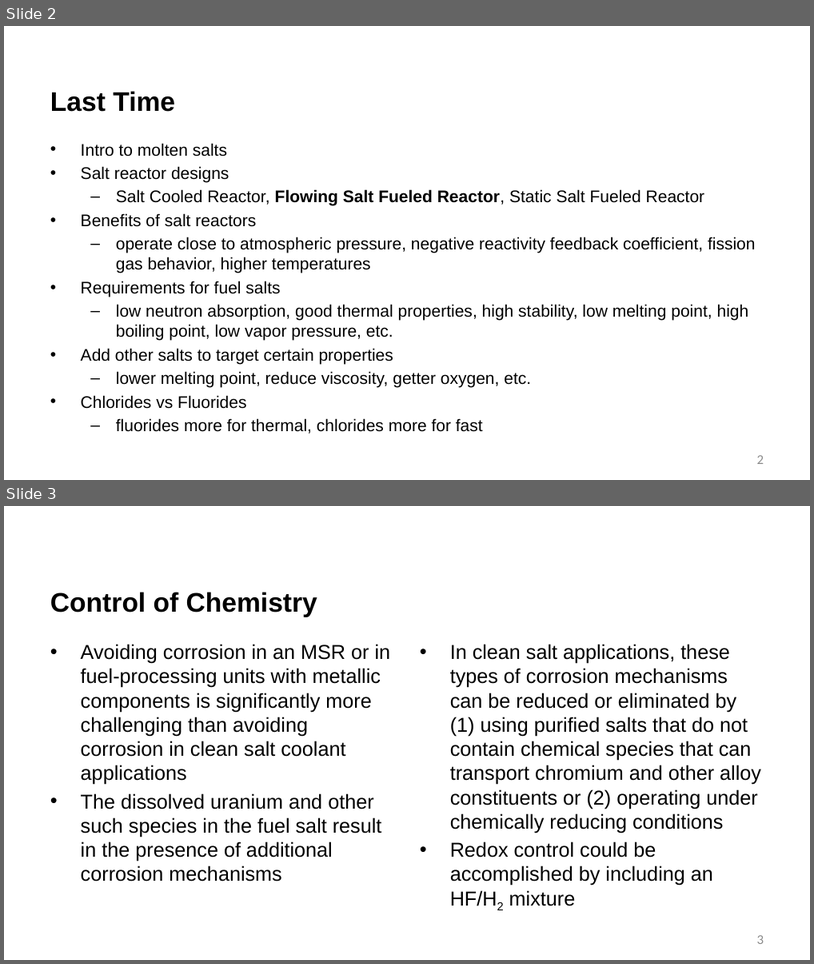
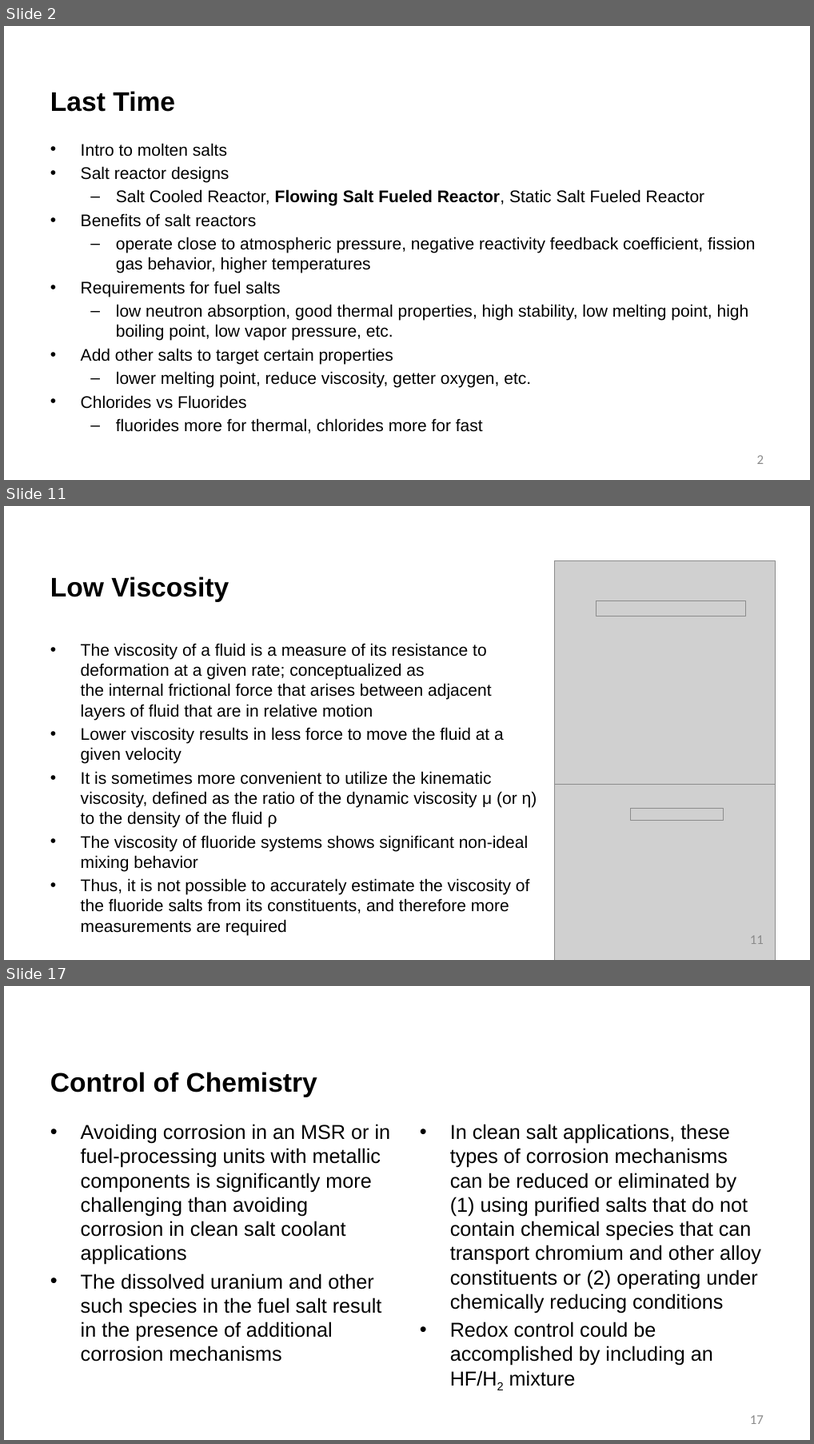
Before and after one commit to benbeeler/TEACHING, a slide deck: Advanced Reactor Materials/Fall2026/Lec14_MoltenSalts.pptx. Shown one above the other, each under a label of ours: slides 2 and 3 before the commit, slides 2, 11 and 17 after it; the slides between them are not shown. The pictures are 814x964 and 814x1444 pixels, drawn with LibreOffice and Linux fonts; fonts in the diff are those of the drawing; grey boxes stand for pictures; background and template pictures are left out. Boxes give left, top, right and bottom in pixels: in the first picture for what was removed or moved away, otherwise in the second. Text is boxed around its words. In the diff, an @@ line names an element or a change of style, - is before the commit and + after.

```diff
--- a/Advanced Reactor Materials/Fall2026/Lec14_MoltenSalts.pptx
+++ b/Advanced Reactor Materials/Fall2026/Lec14_MoltenSalts.pptx
@@ slide 11 added at (x1=4, y1=506, x2=810, y2=960), background #FFFFFF @@
@@ title added at (x1=50, y1=576, x2=229, y2=602), 32 pt, text #000000, bold @@
+Low Viscosity
@@ picture added at (x1=554, y1=560, x2=775, y2=788) @@
@@ picture added at (x1=596, y1=601, x2=747, y2=616) @@
@@ text added at (x1=81, y1=643, x2=538, y2=913), 20 pt, text #000000 @@
+• The viscosity of a fluid is a measure of its resistance to deformation at a given rate; conceptualized as the internal frictional force that arises between adjacent layers of fluid that are in relative motion
+• Lower viscosity results in less force to move the fluid at a given velocity
+• It is sometimes more convenient to utilize the kinematic viscosity, defined as the ratio of the dynamic viscosity μ (or η) to the density of the fluid ρ
+• The viscosity of fluoride systems shows significant non-ideal mixing behavior
+• Thus, it is not possible to accurately estimate the viscosity of the fluoride salts from its constituents, and therefore more measurements are required
@@ picture added at (x1=554, y1=784, x2=775, y2=960) @@
@@ picture added at (x1=630, y1=808, x2=724, y2=820) @@
@@ page number added at (x1=750, y1=935, x2=764, y2=944), 16 pt, text #8C8C8C @@
+11
@@ what was slide 3 is now slide 17 @@
@@ page number at (x1=750, y1=1415, x2=764, y2=1424): text changed @@
-3
+17
```
Also in this commit, not shown: 13 other slides added, 13 other files.
